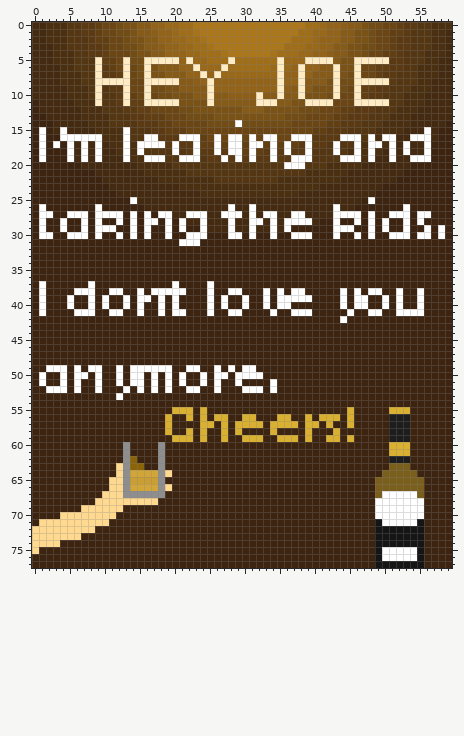
Sprite sheet, stored at GGJSubway2019/Assets/Art/Ads/jpwisers_ad.png. Above, as it was before the edit.
The file is 60x78 pixels. Colours within 5 levels of each other are drawn and written as one.
And afterwards:
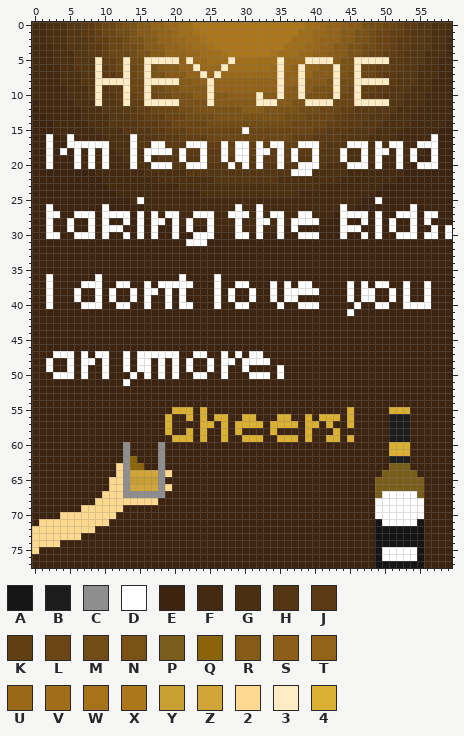
Palette (. is transparent): A #151515  B #1d1d1d  C #8e8e8e  D #ffffff  E #3c2410  F #442a11  G #4b2f11  H #543612  J #5b3a13  K #613f13  L #6b4614  M #724c15  N #7b5216  P #795e1c  Q #8b640a  R #865a17  S #8c5e17  T #926318  U #996819  V #a06d19  W #a6721a  X #ac761a  Y #c99e33  Z #d2a538  2 #ffd98f  3 #ffebc4  4 #d9b032
Edits made:
Changed rows in their new state; - is an unchanged pixel.
first column x 1:
14 ----------------------------M----------------------------
15 E--F--------H----------------D-------------------------F-
16 ED-F-FFFF---GD-HH---KKK--L-LL-L-LL--KKK----HHH-G-GG--FFFD
17 EDE--D-D-D--GDHH---J-D-D-KDK-DK---DK-D-D--H-D-DG---DF-D-D
18 ED-DEDFDFD--GDGDDDDHD-JD-JDK-DKDDJDJD-JD--HD-GDGDDFDFD-ED
19 ED--EDFDFD--GD--GH---HHD-----DJD-JD--HHD----GGDGD-FD--EED
20 -D---D-D-D---D--DDD--DDD---D-D-D--DHH-DD----DDD-D--D--DDD
21 ------------------------------------DDD------------------
first column x 1:
25 -------------FD--------------------------------ED----------
26 ED------ED-----------------FD-FD----------FD--------ED-----
27 E-D-E--DE---DEDEDF-D-F--D-F--DFDF-D-F-D---E---DED-E--DE-D--
28 ED-ED-EDED-EDEDE-DEDFD-FD--FD-F-DFDF---D--ED-EDEDED-EDED---
29 ED-ED-EDE--D-EDED-EDED-ED--FD-FD-FDED-----E--D-EDED-ED-EDED
30 E-D-E--DED-EDEDED-ED-E--D--E-DED-ED-E--D--ED-EDED-E--DE-DED
31 --------------------E--D-----------------------------------
first column x 1:
36 -D------D-----------D----D------------------------------
37 ED----D-D--DD--D-DD-DD--ED--DD---D-D-DD-----D-D-DD--D--D
38 ED----EED--E-DED-E-E----ED--E-D-EDED--DD---EDED-E-DED-ED
39 ED--ED-EDED-EDE--EDED---EDED-ED-EDE--EE----EDE-D-EDED-ED
40 ED--E-D-DE-D--ED-EDEDD--EDE-D---E--E-DDD---E--E-D--EDD-D
41 E----EEE--EE--E--E-EE---E--EE----E--EEE--------EE--EEEE-
42 -------------------------------------------E------------
first column x 1:
47 --DDD-D-DD--D-DDDDDD--DD--D-D-DD---
48 -D--D-DD-D--D-DD-D-D-D--D-DD-DDDD--
49 --EEDEDEED-EDE--E-ED--E-DEDE--E---D
50 E-D-DE--ED-E--EDEDEDE-D--E--EE--D-D
51 E--E-E--E--EDEE-E-E-E--E-E--E----E-
52 -EEE-E--E---E-E-E-E--EE--E---EEE-E-
53 -----------E-----------------------
